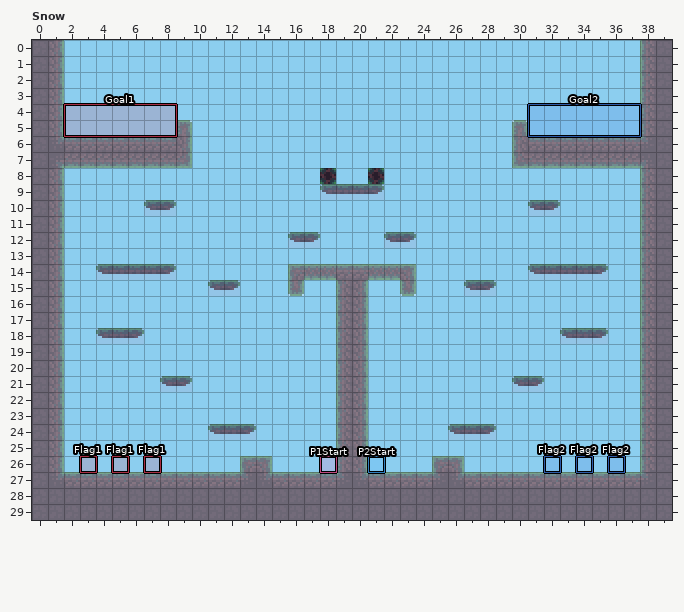
Two versions of a level (LDtk project, assets/src/levels/arena.ldtk). Above: the version before the commit.
Cells are 8x8 px. Shown: Snow x 0..39, y 0..29.
Now the later version:
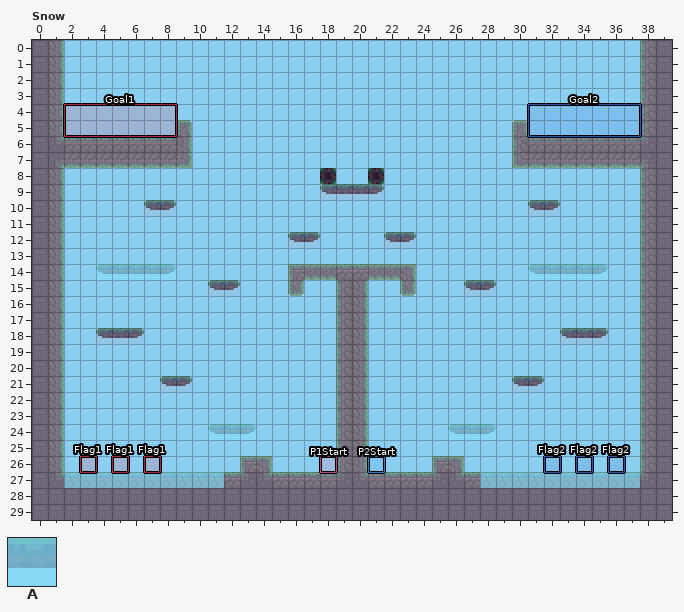
Key: from "Surface": A 1 "Ice".
_ is an empty cell.
Tiles of an added or newly shown layer are drawn over the layers below it.
See-through tiles are keyed as they look on the map.
The exact change:
Layer "Surface" (added):
y 14: x 4..8 _____ -> AAAAA; x 31..35 _____ -> AAAAA
y 24: x 11..13 ___ -> AAA; x 26..28 ___ -> AAA
y 27: x 2..11 __________ -> AAAAAAAAAA; x 28..37 __________ -> AAAAAAAAAA
Pixel boxes of the changes (left, top, right, bottom) in both pictures:
added: (96, 264, 176, 280)
added: (528, 264, 608, 280)
added: (208, 424, 256, 440)
added: (448, 424, 496, 440)
added: (64, 472, 224, 488)
added: (480, 472, 640, 488)
